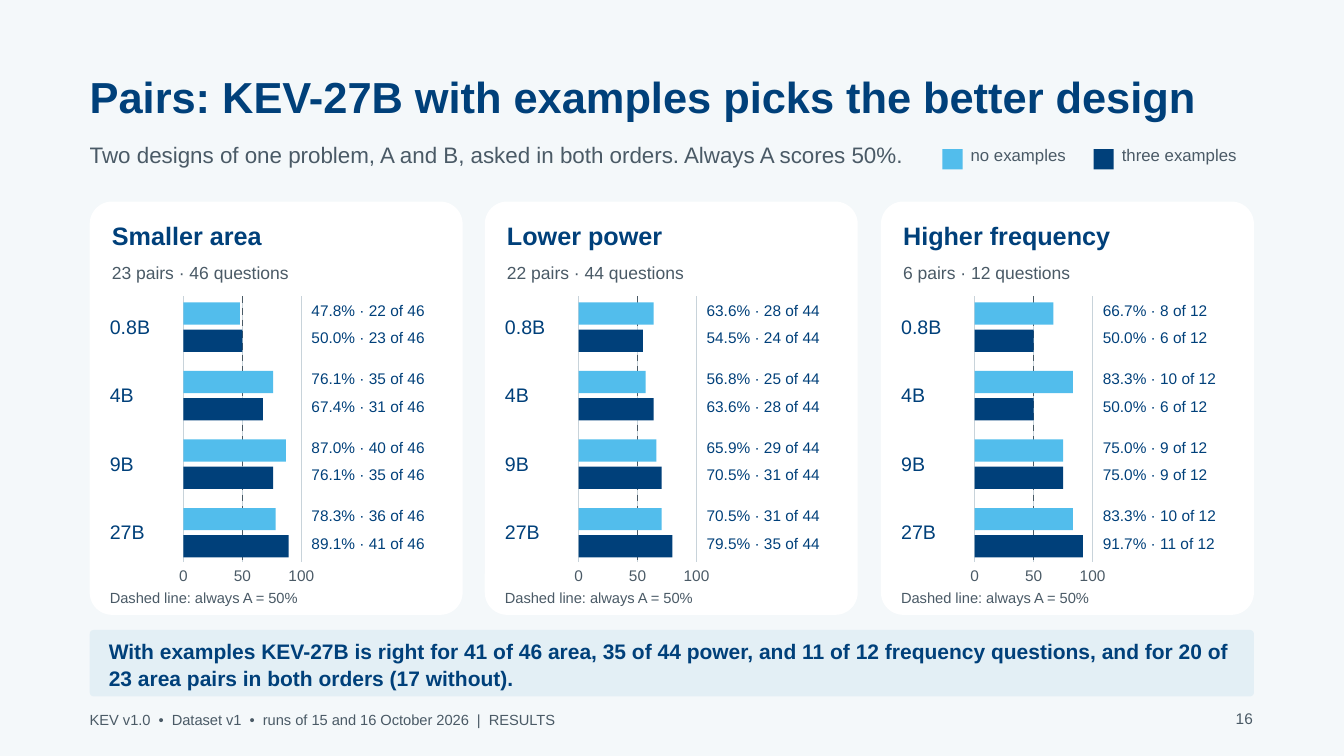
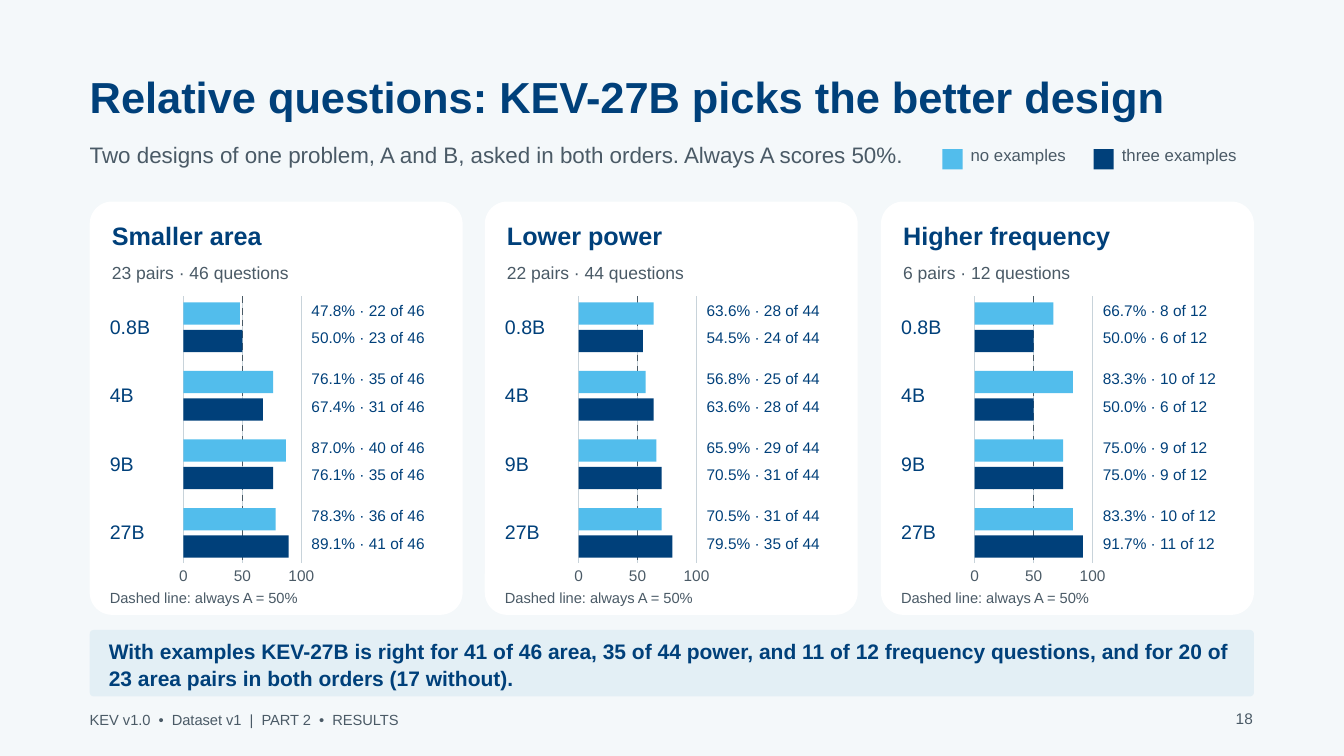
Before and after one commit to stef-c1/JEV_RTL_Benchmarking, a slide deck: slide 18 of presentations/KEV_RTL_findings_20261015.pptx (slide 16 before the commit). Drawn at 1344x756 pixels with LibreOffice and Linux fonts; fonts in the diff are those of the drawing. Boxes give left, top, right and bottom in pixels: in the first picture for what was removed or moved away, otherwise in the second. Text is boxed around its words. In the diff, an @@ line names an element or a change of style, - is before the commit and + after.

```diff
--- a/presentations/KEV_RTL_findings_20261015.pptx
+++ b/presentations/KEV_RTL_findings_20261015.pptx
@@ text at (90, 81, 1164, 121): text changed @@
-Pairs: KEV-27B with examples picks the better design
+Relative questions: KEV-27B picks the better design
@@ text at (90, 715, 398, 725): text changed @@
-KEV v1.0 • Dataset v1 • runs of 15 and 16 October 2026 | RESULTS
+KEV v1.0 • Dataset v1 | PART 2 • RESULTS
```
Also in this commit, not shown: 26 other slides changed, 5 slides added, 2 slides removed, 45 other files.
